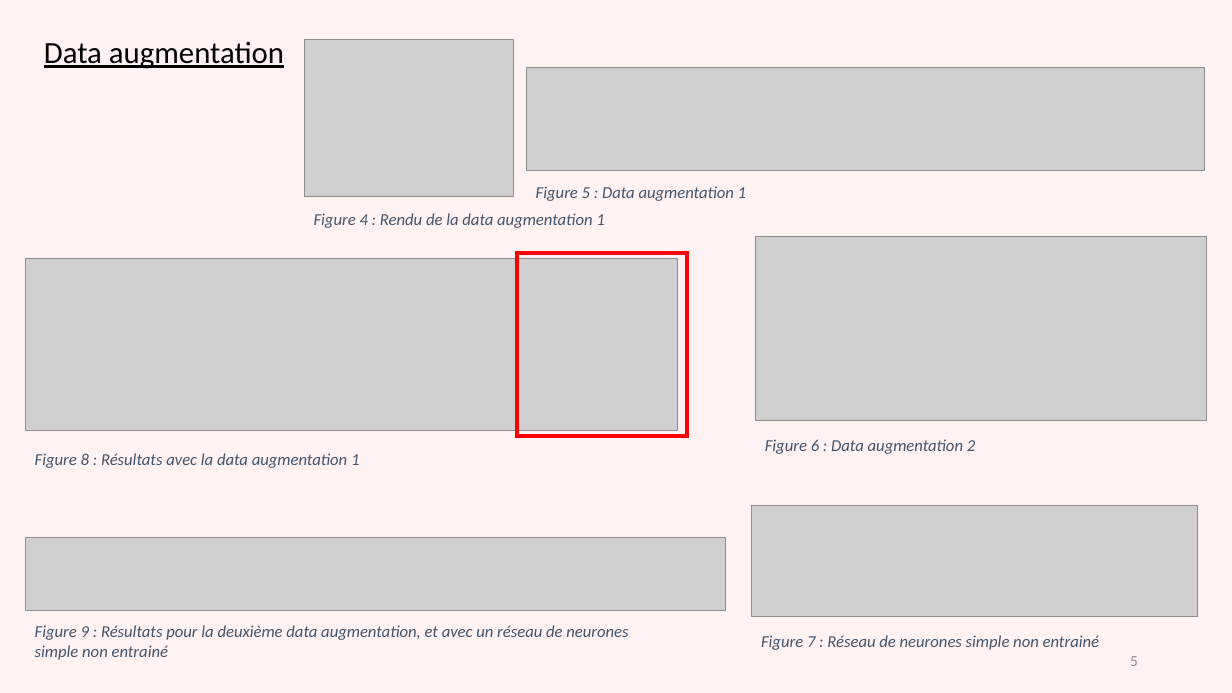
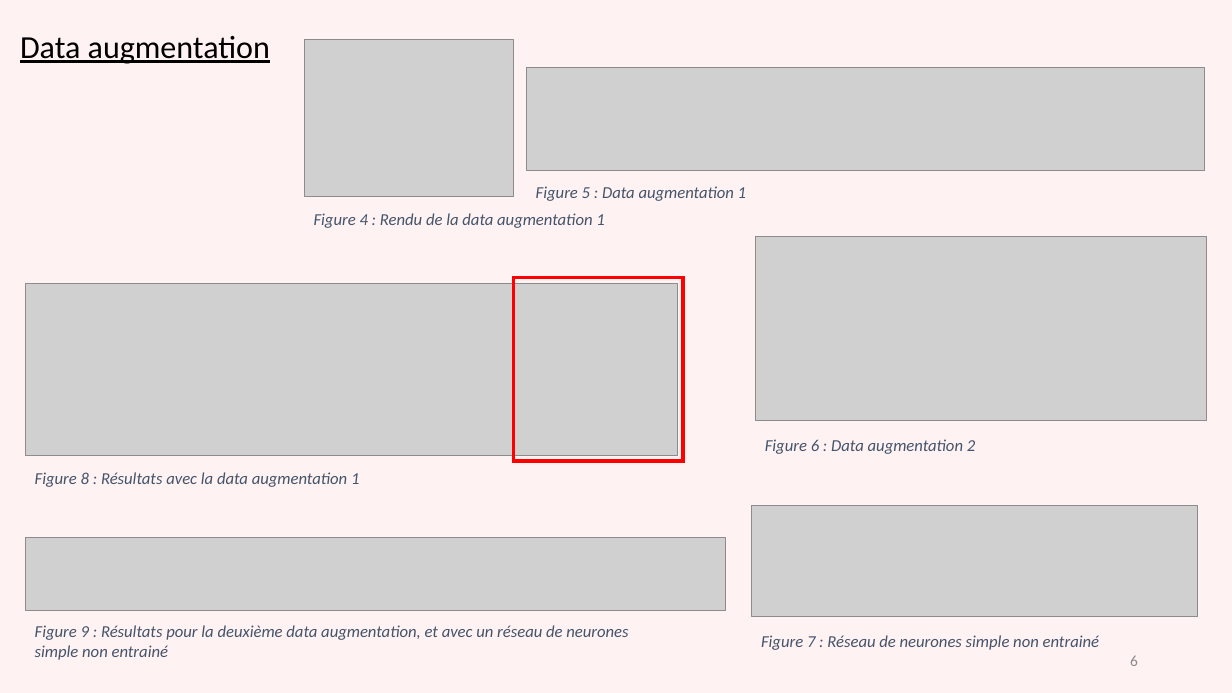
Before and after one commit to gdaume24/Projet-chef-oeuvre, a slide deck: slide 6 of E2/Présentation E2.pptx (slide 5 before the commit). Drawn at 1232x693 pixels with LibreOffice and Linux fonts; fonts in the diff are those of the drawing; grey boxes stand for pictures. Boxes give left, top, right and bottom in pixels: in the first picture for what was removed or moved away, otherwise in the second. Text is boxed around its words. In the diff, an @@ line names an element or a change of style, - is before the commit and + after.

```diff
--- a/E2/Présentation E2.pptx
+++ b/E2/Présentation E2.pptx
@@ title "Data augmentation": place and size @@
-title "Data augmentation" at (44,41,284,69)
+title "Data augmentation" at (20,36,270,64)
@@ title "Data augmentation" at (20,36,270,64): size 24 to 25 pt @@
@@ picture: place and size @@
-picture at (26,259,678,431)
+picture at (25,284,677,456)
@@ rectangle: place and size @@
-rectangle at (518,253,688,437)
+rectangle at (514,277,684,461)
@@ text "Figure 8 : Résultats avec ...": place and size @@
-text "Figure 8 : Résultats avec ..." at (35,453,359,468)
+text "Figure 8 : Résultats avec ..." at (35,472,359,487)
@@ page number at (1130,655,1138,666): text changed @@
-5
+6
```
Also in this commit, not shown: 7 other slides changed, 1 slide added, 4 other files.
